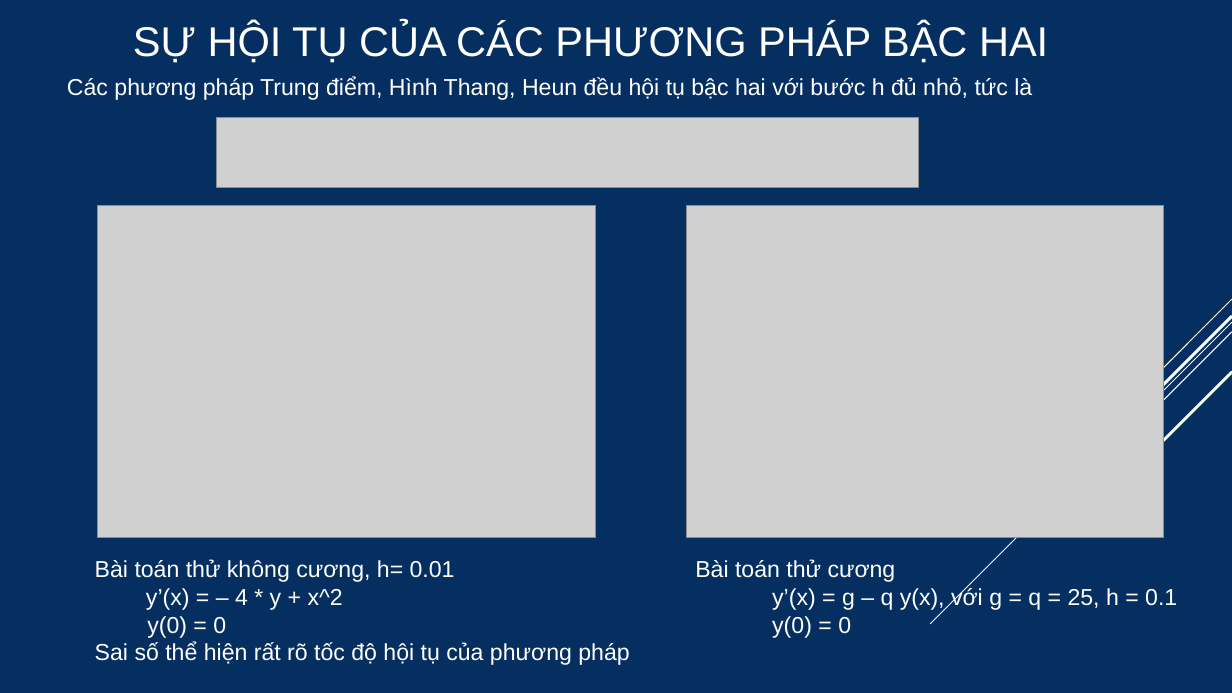
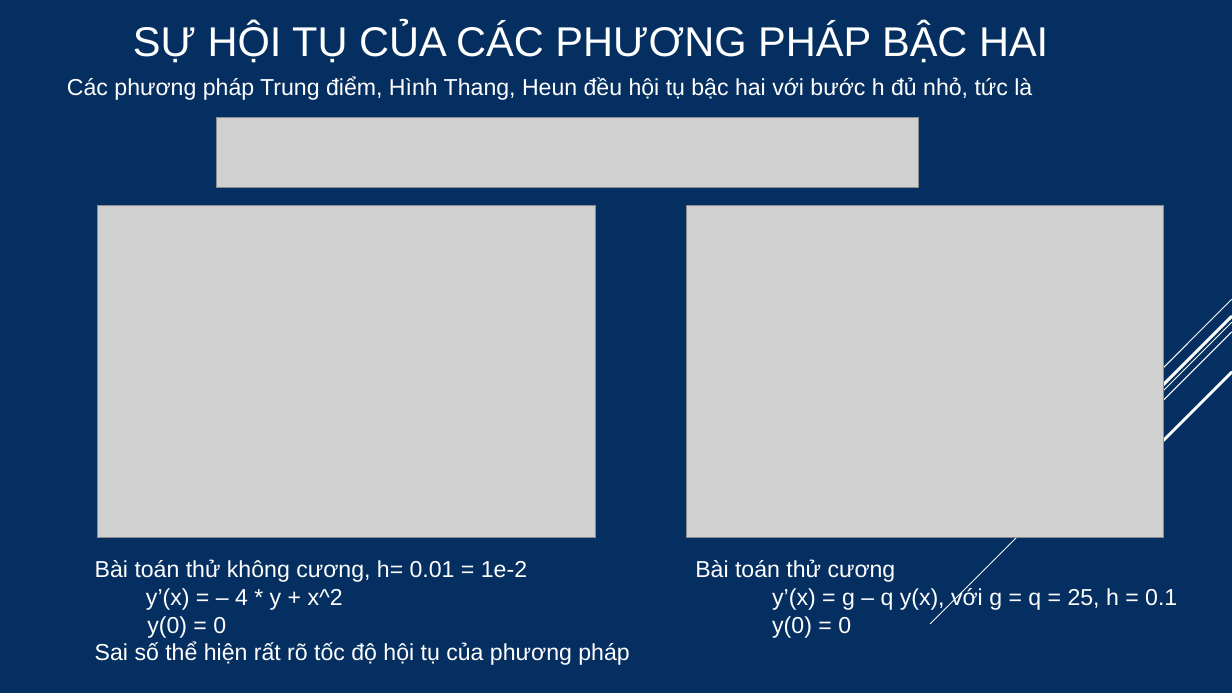
Before and after one commit to phiha-hus/Teaching-VNU, a slide deck: slide 11 of MAT2034_MAT2404_GTS_HK1_Python/GTS_Chương_6_ODEs.pptx. Drawn at 1232x693 pixels with LibreOffice and Linux fonts; fonts in the diff are those of the drawing; grey boxes stand for pictures. Boxes give left, top, right and bottom in pixels: in the first picture for what was removed or moved away, otherwise in the second. Text is boxed around its words. In the diff, an @@ line names an element or a change of style, - is before the commit and + after.

```diff
--- a/MAT2034_MAT2404_GTS_HK1_Python/GTS_Chương_6_ODEs.pptx
+++ b/MAT2034_MAT2404_GTS_HK1_Python/GTS_Chương_6_ODEs.pptx
@@ text at [95, 559, 527, 582]: text changed @@
-Bài toán thử không cương, h= 0.01
+Bài toán thử không cương, h= 0.01 = 1e-2
```
Also in this commit, not shown: 20 other files.
